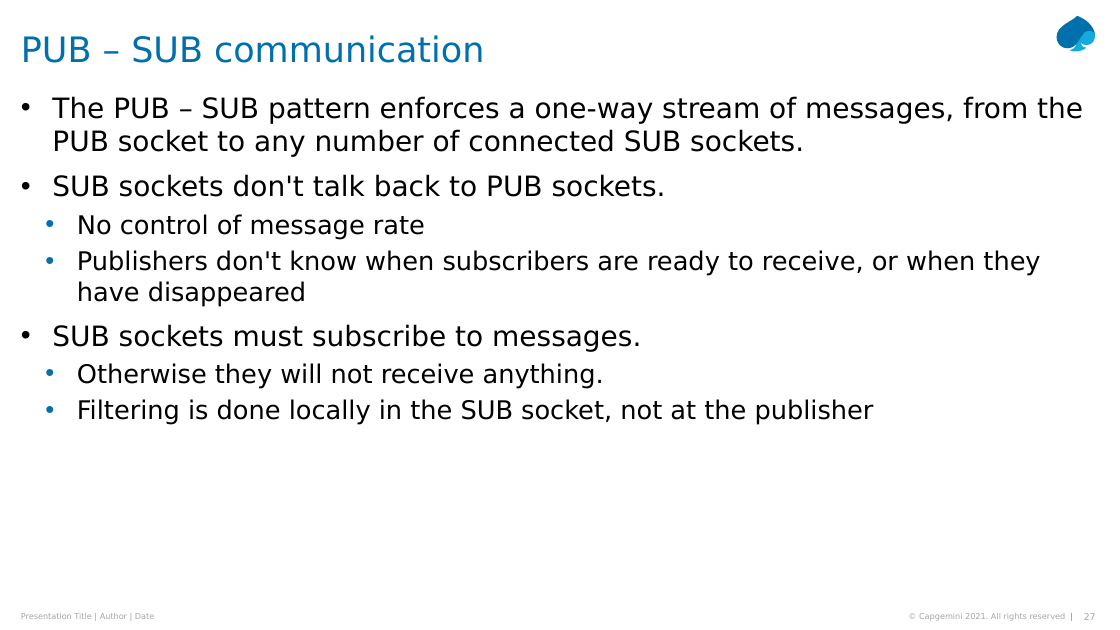
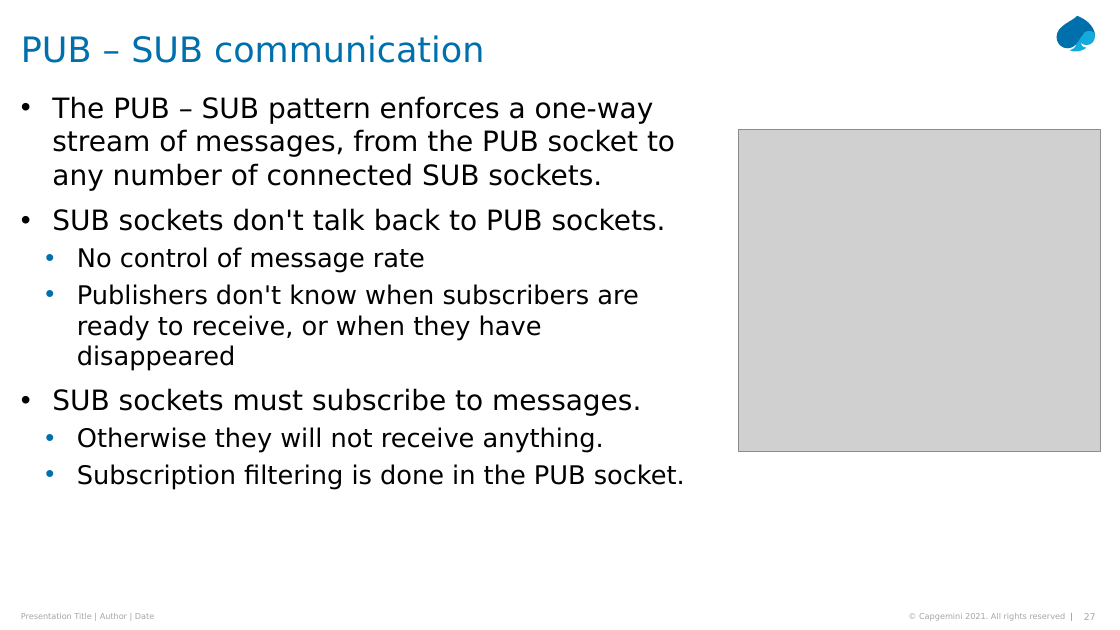
Before and after one commit to Python-Masterclass/Networking, a slide deck: slide 27 of Masterclass-7-Networking.pptx. Drawn at 1120x630 pixels with LibreOffice and Linux fonts; fonts in the diff are those of the drawing; grey boxes stand for pictures. Boxes give left, top, right and bottom in pixels: in the first picture for what was removed or moved away, otherwise in the second. Text is boxed around its words. In the diff, an @@ line names an element or a change of style, - is before the commit and + after.

```diff
--- a/Masterclass-7-Networking.pptx
+++ b/Masterclass-7-Networking.pptx
@@ picture added at <box>739,130,1101,452</box> @@
@@ text at <box>77,464,685,490</box>: text changed @@
-  • Filtering is done locally in the SUB socket, not at the publisher
+  • Subscription filtering is done in the PUB socket.
```
Also in this commit, not shown: 3 other slides changed, 28 slides added, 3 slides removed, 6 other files.
